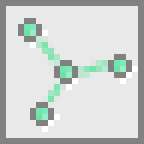
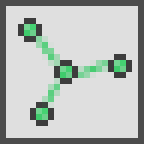
Layered file, before and after one edit (144 × 144). Changes by layer:
removed layer "Calque 0" (was 70%) over [0, 0, 144, 144]
added layer "Forme 3" above "Forme 2" over [78, 60, 108, 78]
added layer "Forme 2" above "Forme 1" over [42, 78, 60, 108]
added layer "Forme 1" above "Calque 2" over [36, 36, 60, 66]
added layer "Calque 2" above "Calque 3" over [18, 18, 132, 126]
added layer "Calque 3" (70%) over [0, 0, 144, 144]
